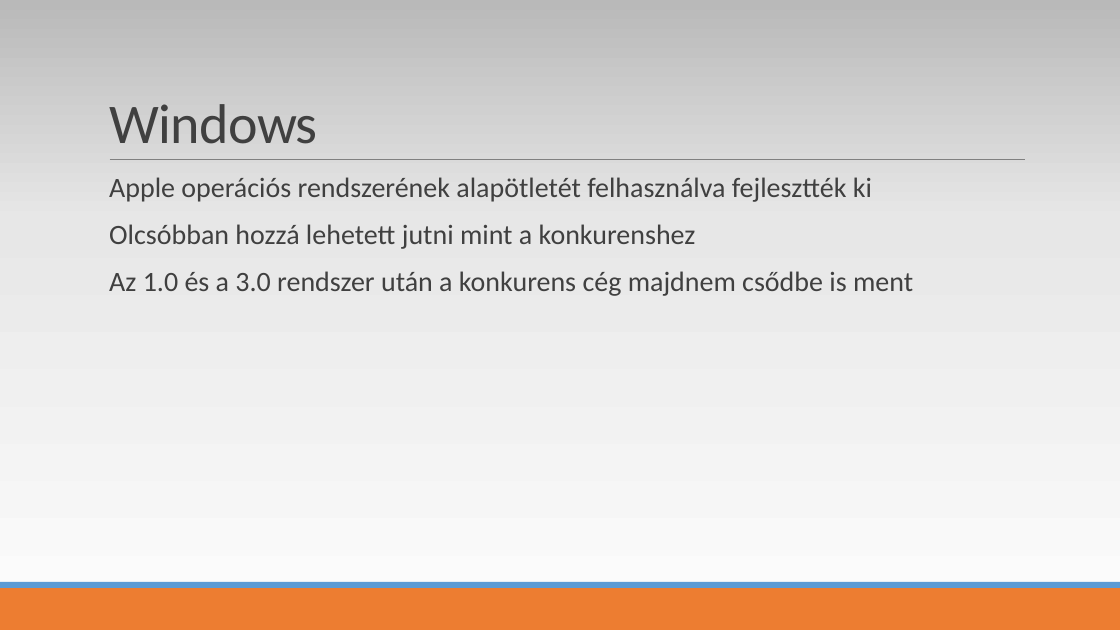
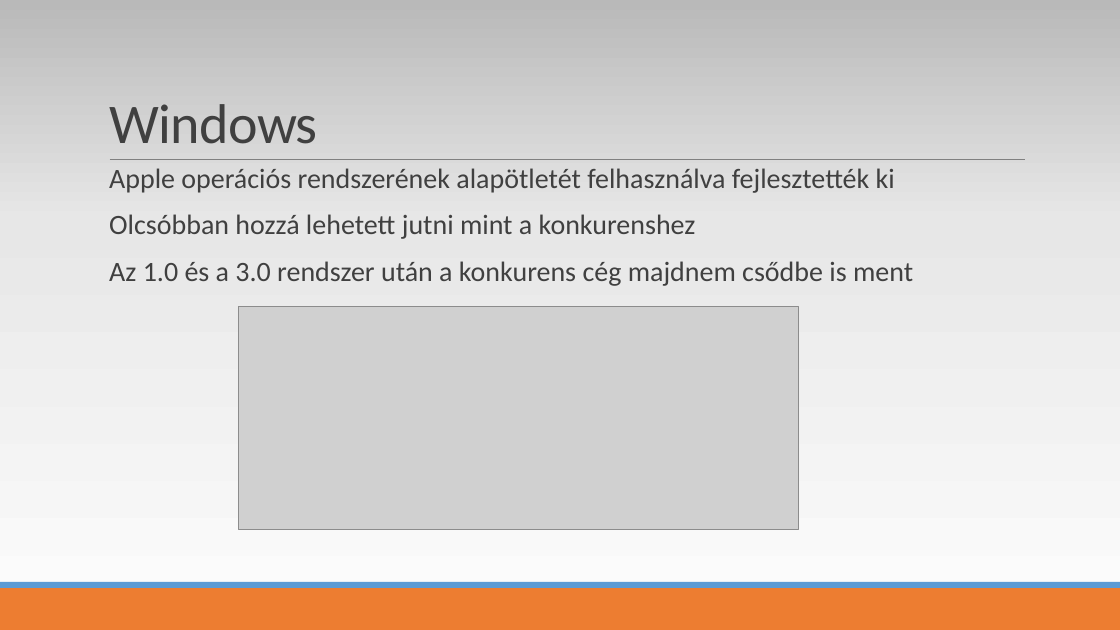
Before and after one commit to mojzeservin/beadando, a slide deck: slide 6 of Microsoft.pptx. Drawn at 1120x630 pixels with LibreOffice and Linux fonts; fonts in the diff are those of the drawing; grey boxes stand for pictures. Boxes give left, top, right and bottom in pixels: in the first picture for what was removed or moved away, otherwise in the second. Text is boxed around its words. In the diff, an @@ line names an element or a change of style, - is before the commit and + after.

```diff
--- a/Microsoft.pptx
+++ b/Microsoft.pptx
@@ text "Apple operációs rendszerének alapötletét felhasználva ...": place and size @@
-text "Apple operációs rendszerének alapötletét felhasználva ..." at [109, 177, 913, 296]
+text "Apple operációs rendszerének alapötletét felhasználva ..." at [109, 168, 913, 286]
@@ text at [109, 168, 895, 193]: text changed @@
-  Apple operációs rendszerének alapötletét felhasználva fejlesztték ki
+  Apple operációs rendszerének alapötletét felhasználva fejlesztették ki
@@ picture added at [238, 306, 798, 529] @@
```
Also in this commit, not shown: 2 other slides changed, 2 slides added, 3 slides removed.
